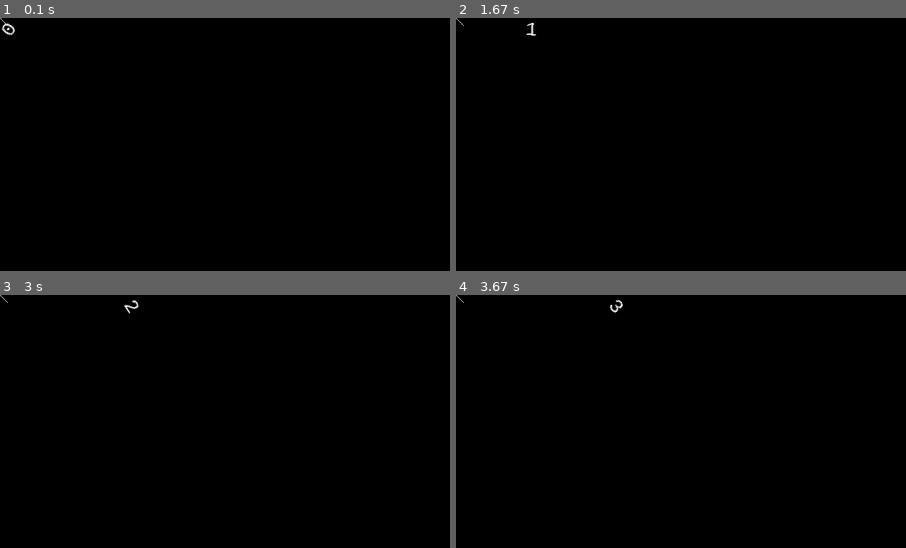
Above: before the commit, frames 1-4 (two rows, left to right).
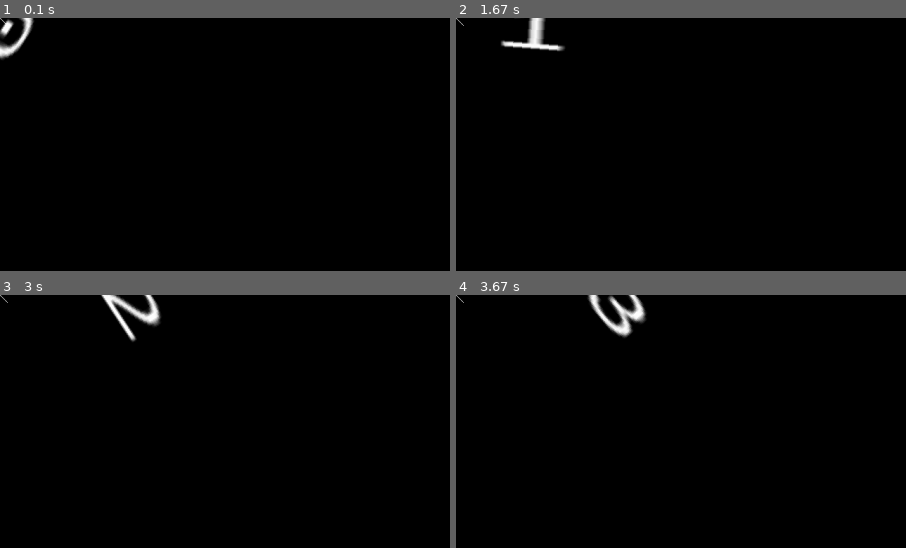
Above: after the commit, the same moments.

Repository: bennybroseph/MonoPygame
Game: pygame game, started from main.py
The game is run twice, just before and just after one commit, with the same random seed, the same clock (stepped at 60 frames per second) and the same inputs.
Inputs:
- Up to frame 1 (0.1 s): no input
- Up to frame 2 (1.67 s): no input
- Up to frame 3 (3 s): no input
- Up to frame 4 (3.67 s): no input
The pictures show only the part of the screen within x 0-50%, y 0-50%; the shares and areas given below are measured in that part.

The runs differ from the first frame. In frame 1, 0.6% of the frame differs, in the area x 0-8%, y 0-17%; in frame 2, 0.7%; in frame 3, 1.0%; in frame 4, 1.1%, in the area x 29-43%, y 0-17%.

Commit message:
End of Day Commit

Diff:
--- a/game_object.py
+++ b/game_object.py
@@ -21,7 +21,7 @@
         for component in self._components:
             component.update()
 
-    def add_component(self, component):
+    def add_component(self, component : Component):
         if isinstance(component, type):
             component = component()
 
--- a/ui.py
+++ b/ui.py
@@ -32,6 +32,7 @@
 
         temp_rect = rendered_text.get_rect()
 
+        rendered_text = pygame.transform.smoothscale(rendered_text, (100, 100))
         rendered_text = pygame.transform.rotate(rendered_text,
                                                 math.cos(Time.time) * (180 / math.pi))
 
